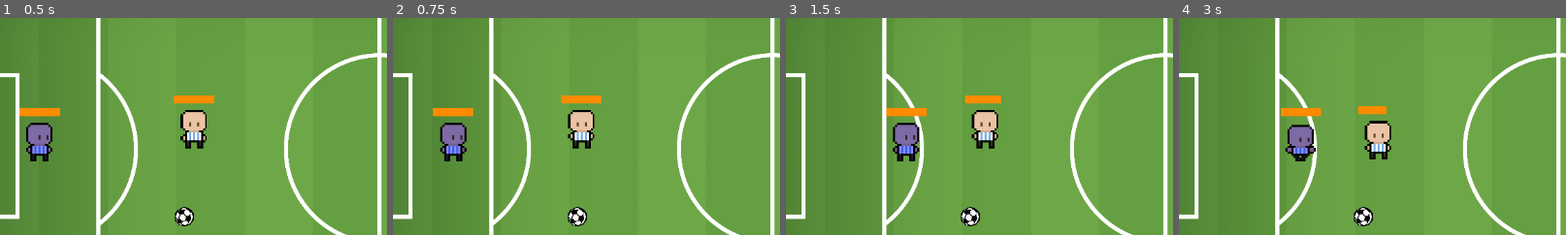
Above: before the commit, frames 1-4 (left to right).
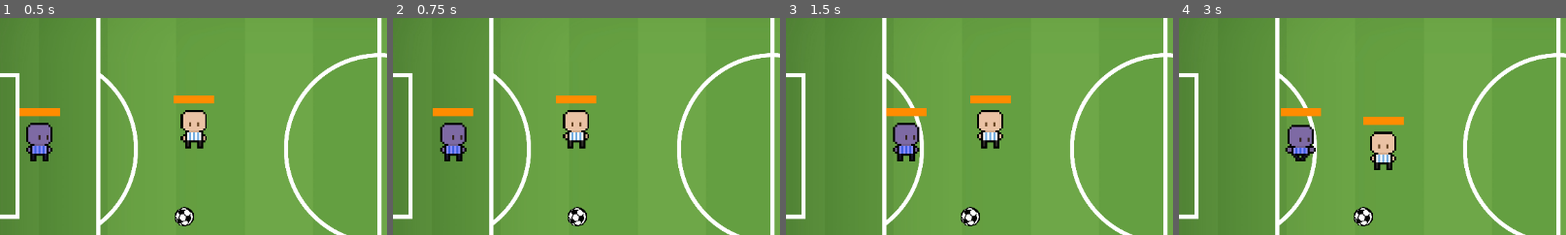
Above: after the commit, the same moments.

Repository: VladimirCharkot/fulbito
Game: Godot game, scene res://cancha.tscn
Two runs of this game, one before a commit and one after it. Both use one fixed random seed, a clock stepped at 60 frames per second and the inputs below. The project has no main scene, so this scene is started directly.
Inputs (mouse positions are % of the whole screen's width and height, from its top left):
- Up to frame 1 (0.5 s): no input
- Up to frame 2 (0.75 s): move the mouse to (72, 45) at 0.52 s; tap A (a) at 0.6 s
- Up to frame 3 (1.5 s): tap D (d) at 0.8, 1.35 s; move the mouse to (30, 55) at 1.27 s
- Up to frame 4 (3 s): tap Q (q) at 1.55, 2.1 s; move the mouse to (60, 28) at 2.02 s; tap S (s) at 2.3, 2.85 s; tap Enter at 2.75 s; move the mouse to (45, 70) at 2.77 s
The pictures show only the part of the screen within x 1-51%, y 21-71%; the shares and areas given below are measured in that part.

Frame 1 is identical in both runs. In frame 2, 1.1% of the frame differs, in the area x 42-54%, y 35-61%; in frame 3, 1.0%; in frame 4, 1.9%, in the area x 46-59%, y 40-71%.

Commit message:
Comienzo barra energía

Diff:
--- a/jugador.gd
+++ b/jugador.gd
@@ -8,6 +8,7 @@
 var pelota = null
 var pateo = 0
 var energia = 20
+var moversino = true
 
 func _ready():
 	$Sprite.play("quieto")
@@ -26,8 +27,15 @@
 		pelota.vel = patada * fuerza_patada
 		pelota.girando = true
 		pelota = null
+		energia -= 2
+	if Input.is_action_pressed("Correr"):
+		vel = energia/2.5
+		energia -= 0.02
+	else:
+		vel = energia/5
 
 	queue_redraw()
+	print(vel)
 
 func _draw():
 	var p1 = Vector2(-10,-15)
@@ -52,7 +60,6 @@
 					d = Vector2(0, 30)
 				if v.y < 0:
 					pass
-
 		else:
 			pelota.girando = false
 			d = Vector2(0, 30)
@@ -74,6 +81,7 @@
 				$Sprite.play("abajo")
 			if v.y < 0:
 				$Sprite.play("arriba")
+
 	else:
 		$Sprite.play("quieto")
 
--- a/jugador.tscn
+++ b/jugador.tscn
@@ -119,7 +119,6 @@
 shape = SubResource("CapsuleShape2D_dqriv")
 
 [node name="Timer" type="Timer" parent="."]
-autostart = true
 
 [connection signal="area_entered" from="Control" to="." method="_on_control_area_entered"]
 [connection signal="timeout" from="Timer" to="." method="_on_timer_timeout"]
--- a/project.godot
+++ b/project.godot
@@ -61,3 +61,8 @@
 "events": [Object(InputEventKey,"resource_local_to_scene":false,"resource_name":"","device":-1,"window_id":0,"alt_pressed":false,"shift_pressed":false,"ctrl_pressed":false,"meta_pressed":false,"pressed":false,"keycode":0,"physical_keycode":81,"key_label":0,"unicode":113,"echo":false,"script":null)
 ]
 }
+Correr={
+"deadzone": 0.5,
+"events": [Object(InputEventKey,"resource_local_to_scene":false,"resource_name":"","device":-1,"window_id":0,"alt_pressed":false,"shift_pressed":false,"ctrl_pressed":false,"meta_pressed":false,"pressed":false,"keycode":0,"physical_keycode":4194325,"key_label":0,"unicode":0,"echo":false,"script":null)
+]
+}
